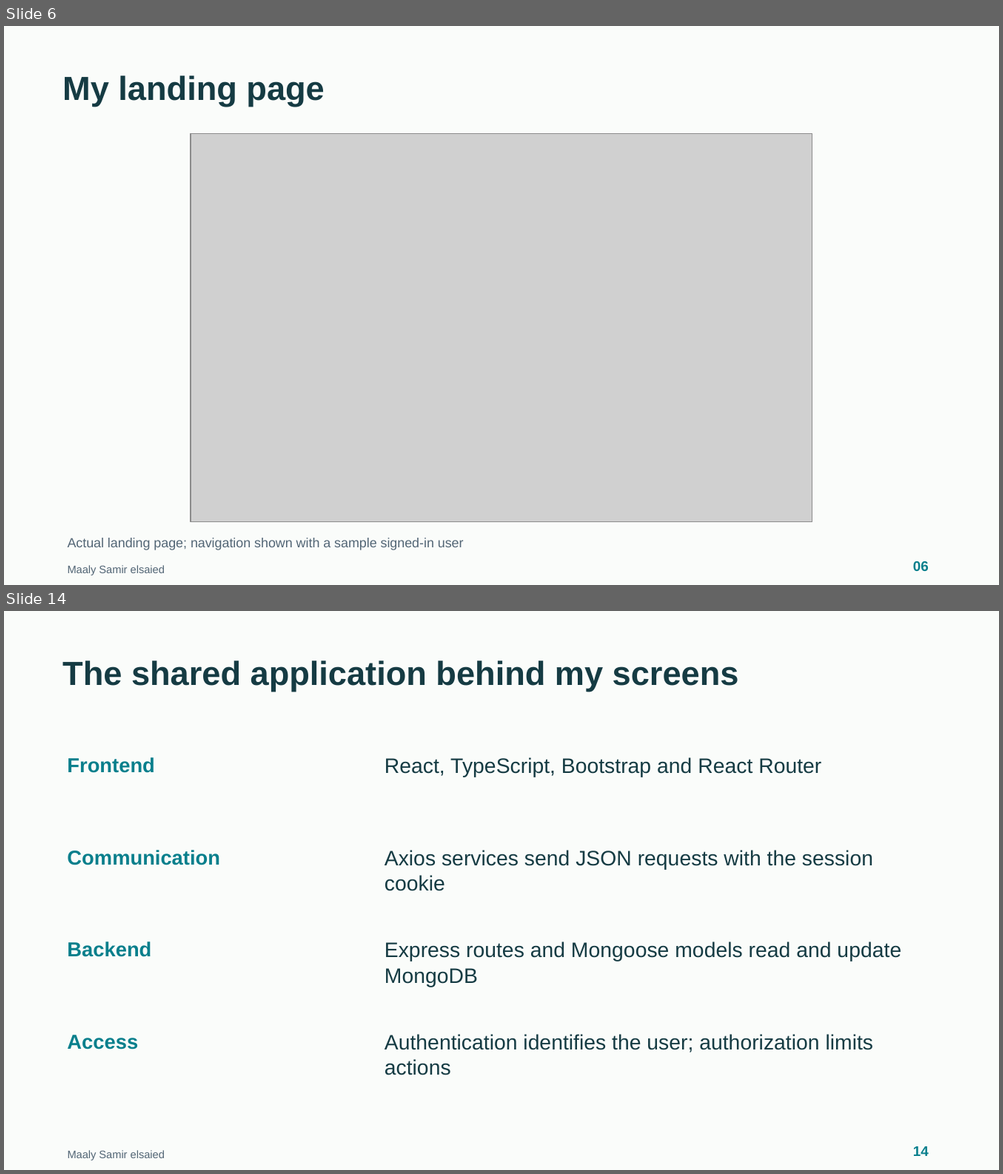
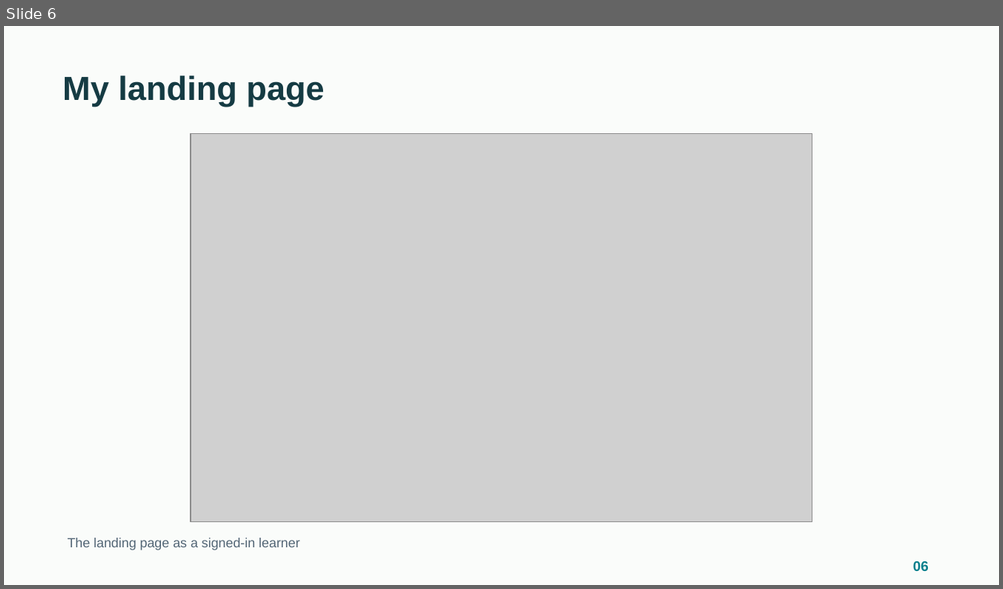
Before and after one commit to Saif-eldin-Ahmed-Helmy/Interactive-Learning-Platform, a slide deck: output/discussion/Maaly-DEPI-Discussion.pptx. Shown one above the other, each under a label of ours: slides 6 and 14 before the commit, slide 6 after it; the slides between them are not shown. The pictures are 1003x1174 and 1003x589 pixels, drawn with LibreOffice and Linux fonts; fonts in the diff are those of the drawing; grey boxes stand for pictures. Boxes give left, top, right and bottom in pixels: in the first picture for what was removed or moved away, otherwise in the second. Text is boxed around its words. In the diff, an @@ line names an element or a change of style, - is before the commit and + after.

```diff
--- a/output/discussion/Maaly-DEPI-Discussion.pptx
+++ b/output/discussion/Maaly-DEPI-Discussion.pptx
@@ slide 14 removed at (x1=4, y1=611, x2=999, y2=1170), background #FAFCFA @@
@@ text removed at (x1=62, y1=661, x2=739, y2=692) @@
-The shared application behind my screens
@@ text removed at (x1=67, y1=758, x2=154, y2=773) @@
-Frontend
@@ text removed at (x1=384, y1=758, x2=821, y2=777) @@
-React, TypeScript, Bootstrap and React Router
@@ text removed at (x1=67, y1=850, x2=220, y2=866) @@
-Communication
@@ text removed at (x1=384, y1=850, x2=873, y2=891) @@
-Axios services send JSON requests with the session cookie
@@ text removed at (x1=67, y1=942, x2=151, y2=957) @@
-Backend
@@ text removed at (x1=384, y1=942, x2=901, y2=987) @@
-Express routes and Mongoose models read and update MongoDB
@@ text removed at (x1=67, y1=1035, x2=138, y2=1050) @@
-Access
@@ text removed at (x1=384, y1=1034, x2=873, y2=1076) @@
-Authentication identifies the user; authorization limits actions
@@ text removed at (x1=68, y1=1150, x2=165, y2=1161) @@
-Maaly Samir elsaied
@@ text removed at (x1=913, y1=1147, x2=928, y2=1156) @@
-14
@@ slide 6 changed as well @@
@@ text at (x1=68, y1=538, x2=300, y2=551): text changed @@
-Actual landing page; navigation shown with a sample signed-in user
+The landing page as a signed-in learner
@@ text removed at (x1=68, y1=565, x2=165, y2=576) @@
-Maaly Samir elsaied
```
Also in this commit, not shown: 6 other slides changed, 2 slides added, 9 other slides removed, 7 other files.
